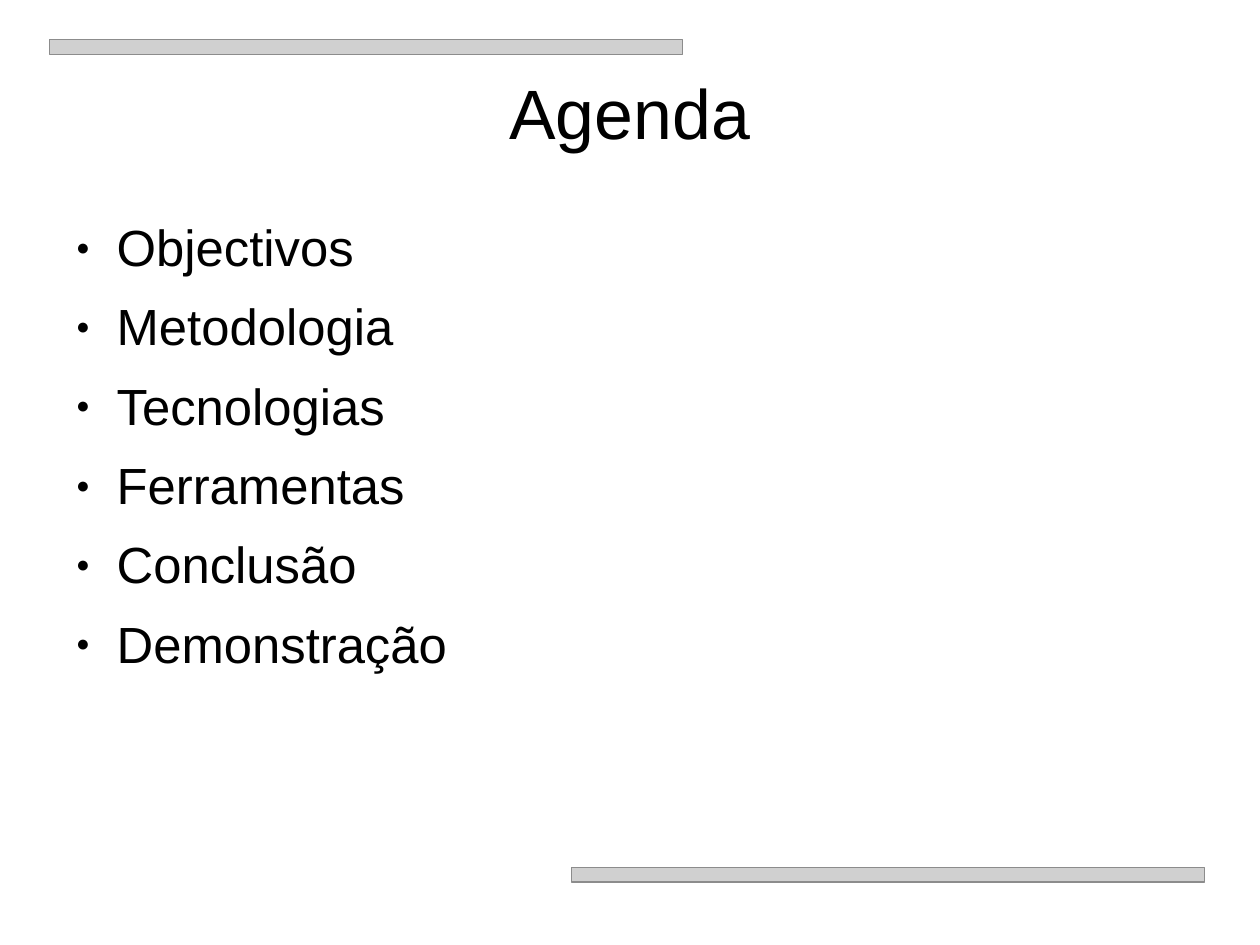
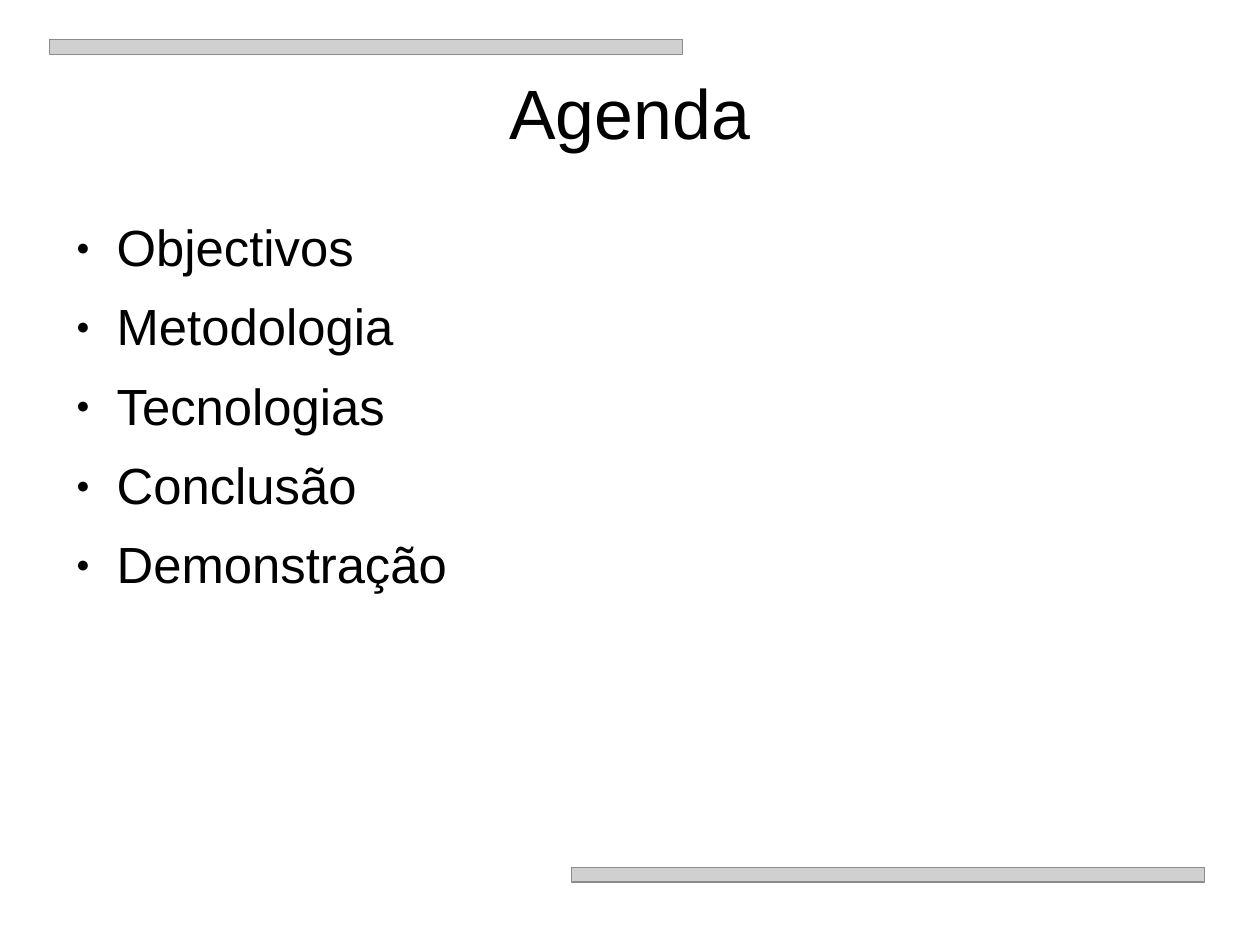
Before and after one commit to BackupTheBerlios/jfindmyfiles-svn, a slide deck: slide 2 of trunk/apresentacao.ppt. Drawn at 1260x945 pixels with LibreOffice and Linux fonts; fonts in the diff are those of the drawing; grey boxes stand for pictures. Boxes give left, top, right and bottom in pixels: in the first picture for what was removed or moved away, otherwise in the second. Text is boxed around its words. In the diff, an @@ line names an element or a change of style, - is before the commit and + after.

```diff
--- a/trunk/apresentacao.ppt
+++ b/trunk/apresentacao.ppt
@@ text at [117, 469, 405, 505]: paragraph removed @@
-● Ferramentas
```
Also in this commit, not shown: 2 other slides changed.
